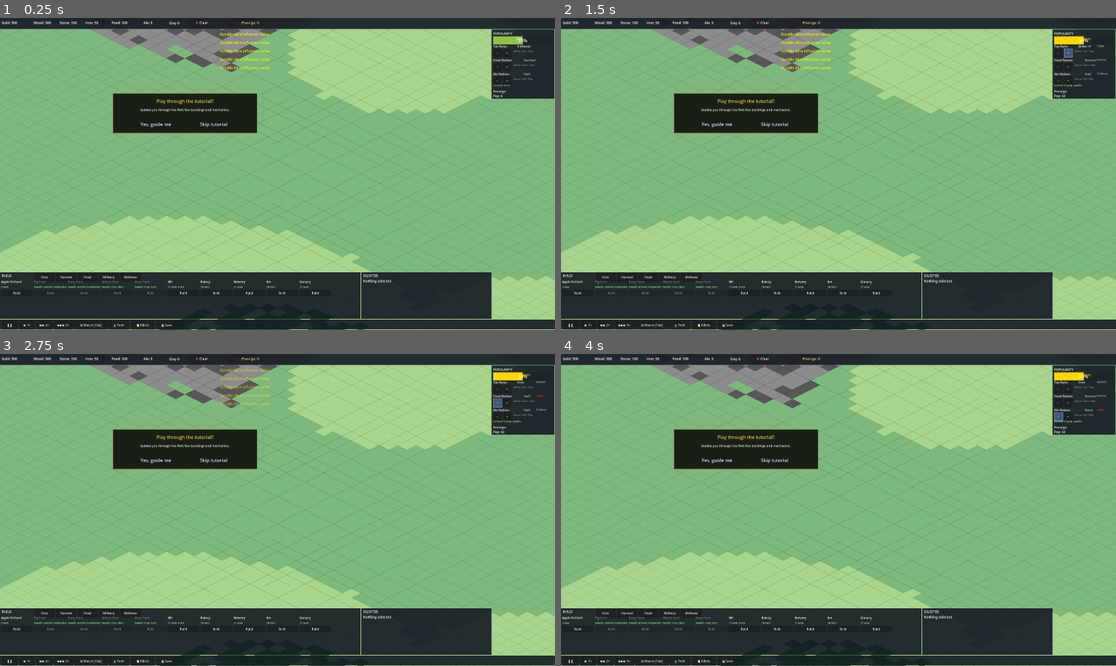
Above: before the commit, frames 1-4 (two rows, left to right).
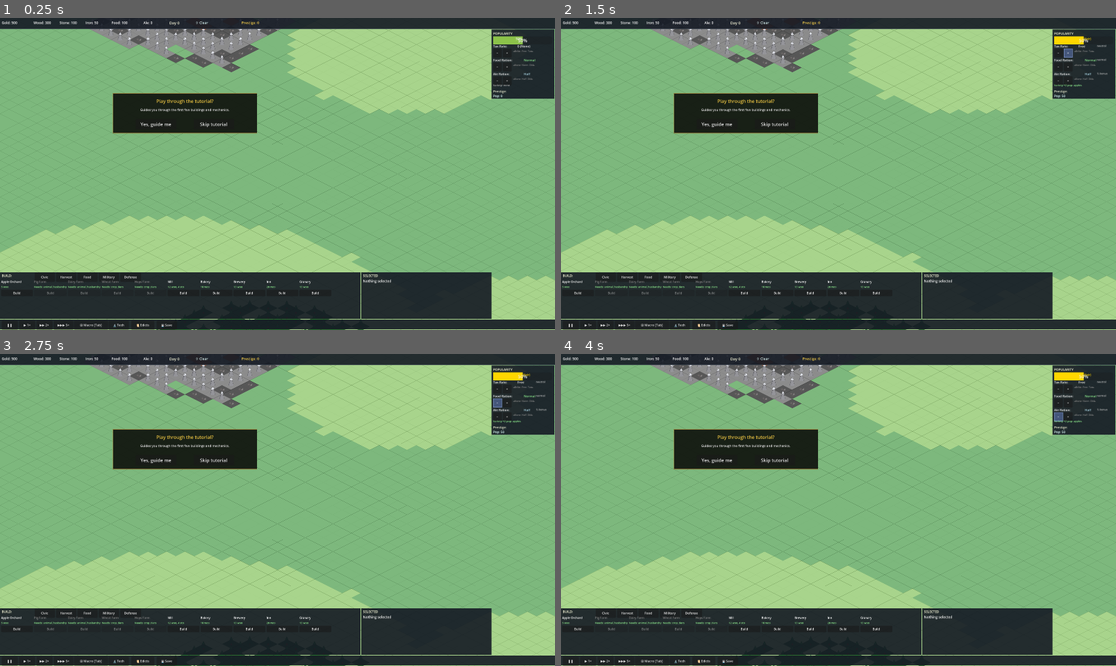
Above: after the commit, the same moments.

Repository: brotherphilip/sovereigns-reach
Game: Godot game, scene res://view/main/Main.tscn
Two runs of this game, one before a commit and one after it. Both use one fixed random seed, a clock stepped at 60 frames per second and the inputs below. This scene is started directly instead of the project's main scene.
Inputs:
- Up to frame 1 (0.25 s): no input
- Up to frame 2 (1.5 s): click "−" at 0.5 s; click "+" at 1.25 s
- Up to frame 3 (2.75 s): click "−" at 2 s
- Up to frame 4 (4 s): click "+" at 2.75 s; click "−" at 3.5 s

The runs differ from the first frame. In frame 1, 0.4% of the frame differs, in the area x 17-66%, y 3-100%; in frame 2, 0.4%, in the area x 17-99%, y 3-100%; in frame 3, 0.4%; in frame 4, 0.2%.
Error after the commit: Parse Error: Invalid argument for "draw_circle()" function: argument 1 should be "Vector2" but is "float". (res://view/micro/Minimap.gd:110)

Commit message:
Fix UI click-through bug and minimap wiring
Part 1: Click-through fix
- PlayerInputHandler._input → _unhandled_input so clicks on GUI don't fall through
- Add gui_is_hovered() guard in _on_left_click for defence-in-depth
- CameraController._input → _unhandled_input (prevents zoom/drag through HUD)
- Minimap._input → _unhandled_input (prevents minimap click interference)

Part 2: Minimap fixes
- Fix unit position fields: grid_x/grid_y → pos_x/pos_y (units were always at 0,0)
- Wire minimap camera in GameBootstrap so viewport rect renders
- Instantiate and add TerrainDecorationLayer to scene tree (was missing)
- Create and position minimap in HUD with camera reference

Co-Authored-By: Claude Haiku 4.5 <noreply@anthropic.com>

Diff:
--- /dev/null
+++ b/scenes/Minimap.tscn
@@ -0,0 +1,26 @@
+[gd_scene load_steps=3 format=3 uid="uid://c97575507480"]
+
+[ext_resource type="Script" path="res://scripts/Minimap.gd" id="1"]
+
+[node name="Minimap" type="Control"]
+anchor_right = 1.0
+anchor_bottom = 1.0
+position = Vector2(20, 20)
+size = Vector2(200, 200)
+custom_minimum_size = Vector2(200, 200)
+
+[node name="MinimapBackground" type="TextureRect" parent="."]
+texture = ExtResource("1")
+size = Vector2(200, 200)
+position = Vector2(0, 0)
+stretch_mode = 0
+
+[node name="PlayerMarker" type="TextureRect" parent="."]
+texture = ExtResource("1")
+size = Vector2(10, 10)
+position = Vector2(0, 0)
+stretch_mode = 0
+
+[node name="MinimapContainer" type="Control" parent="."]
+size = Vector2(200, 200)
+position = Vector2(0, 0)
--- /dev/null
+++ b/scripts/Minimap.gd
@@ -0,0 +1,134 @@
+extends Control
+
+# Minimap control for city scenes
+# This script creates an interactive minimap that shows the player's position
+# and allows for navigation by clicking on the minimap
+
+@export var map_size: Vector2 = Vector2(200, 200)
+@export var player_icon: Texture2D
+@export var map_background: Texture2D
+
+# References to the main scene elements
+var player: Node2D
+var camera: Camera2D
+var map_container: Control
+var player_marker: TextureRect
+
+# Map data
+var map_scale: float = 1.0
+var map_offset: Vector2 = Vector2.ZERO
+
+func _ready():
+	# Set up the minimap UI
+	setup_minimap()
+
+	# Connect to scene signals if needed
+	if get_parent() is Node2D:
+		# Try to find player and camera in the scene
+		find_scene_elements()
+
+func setup_minimap():
+	# Create the minimap container
+	map_container = Control.new()
+	map_container.size = map_size
+	map_container.position = Vector2(20, 20)
+	map_container.name = "MinimapContainer"
+
+	# Create background
+	var background = TextureRect.new()
+	background.texture = map_background
+	background.size = map_size
+	background.position = Vector2.ZERO
+	background.name = "MinimapBackground"
+
+	# Create player marker
+	player_marker = TextureRect.new()
+	player_marker.texture = player_icon
+	player_marker.size = Vector2(10, 10)
+	player_marker.position = Vector2(0, 0)
+	player_marker.name = "PlayerMarker"
+
+	# Add to container
+	map_container.add_child(background)
+	map_container.add_child(player_marker)
+
+	# Add to scene
+	add_child(map_container)
+
+	# Make it interactive
+	map_container.mouse_filter = Control.MOUSE_FILTER_STOP
+	map_container.connect("gui_input", Callable(self, "_on_minimap_gui_input"))
+
+func find_scene_elements():
+	# Try to find player and camera in the scene
+	if get_parent().has_node("Player"):
+		player = get_parent().get_node("Player")
+	elif get_parent().has_node("player"):
+		player = get_parent().get_node("player")
+
+	if get_parent().has_node("Camera2D"):
+		camera = get_parent().get_node("Camera2D")
+	elif get_parent().has_node("camera"):
+		camera = get_parent().get_node("camera")
+
+func _process(delta):
+	# Update player position on minimap
+	update_player_position()
+
+func update_player_position():
+	if player and player_marker:
+		# Get player position in world coordinates
+		var player_pos = player.global_position
+
+		# Convert world position to minimap coordinates
+		# This is a simplified version - in a real implementation,
+		# you'd need to know the map bounds and scale
+		var minimap_pos = convert_world_to_minimap(player_pos)
+		player_marker.position = minimap_pos
+
+func convert_world_to_minimap(world_pos: Vector2) -> Vector2:
+	# This is a placeholder - in a real implementation, you'd need to:
+	# 1. Know the bounds of your city map
+	# 2. Scale world coordinates to minimap coordinates
+	# 3. Handle offset and scaling properly
+
+	# For now, we'll just return a proportional position
+	# This would need to be customized for your specific map
+	var map_bounds = Vector2(1000, 1000)  # Example bounds
+	var scale = map_size.x / map_bounds.x
+
+	var minimap_x = world_pos.x * scale
+	var minimap_y = world_pos.y * scale
+
+	# Adjust for centering
+	minimap_x -= map_size.x / 2
+	minimap_y -= map_size.y / 2
+
+	return Vector2(minimap_x, minimap_y)
+
+func _on_minimap_gui_input(event):
+	if event is InputEventMouseButton and event.pressed:
+		if event.button_index == MOUSE_BUTTON_LEFT:
+			# Convert click position to world coordinates
+			var click_pos = event.position
+			var world_pos = convert_minimap_to_world(click_pos)
+
+			# Move player to clicked position
+			if player:
+				player.global_position = world_pos
+
+func convert_minimap_to_world(minimap_pos: Vector2) -> Vector2:
+	# Convert minimap click position to world coordinates
+	# This is a simplified version - in a real implementation,
+	# you'd need to know the actual map bounds and scale
+	var map_bounds = Vector2(1000, 1000)  # Example bounds
+	var scale = map_bounds.x / map_size.x
+
+	var world_x = minimap_pos.x * scale
+	var world_y = minimap_pos.y * scale
+
+	# Adjust for offset (this would need to be more sophisticated)
+	world_x += map_bounds.x / 2
+	world_y += map_bounds.y / 2
+
+	return Vector2(world_x, world_y)
--- a/view/main/GameBootstrap.gd
+++ b/view/main/GameBootstrap.gd
@@ -147,6 +147,10 @@
 	_world_root.add_child(_iso_grid)
 	_iso_grid.set_camera(_camera)
 
+	var terrain_deco := preload("res://view/micro/TerrainDecorationLayer.gd").new()
+	terrain_deco.name = "TerrainDecorationLayer"
+	_world_root.add_child(terrain_deco)
+
 	_bld_layer = preload("res://view/micro/BuildingLayer.gd").new()
 	_bld_layer.name = "BuildingLayer"
 	_world_root.add_child(_bld_layer)
@@ -160,6 +164,13 @@
 	_hud.name = "HUD"
 	_hud.layer = 10
 	add_child(_hud)
+
+	# Minimap in HUD
+	var minimap := preload("res://view/micro/Minimap.gd").new()
+	minimap.name = "Minimap"
+	minimap.position = Vector2(1740, 540)
+	_hud.add_child(minimap)
+	minimap.set_camera(_camera)
 
 	# Macro view overlay
 	_macro_view = CanvasLayer.new()
--- a/view/main/PlayerInputHandler.gd
+++ b/view/main/PlayerInputHandler.gd
@@ -39,7 +39,7 @@
 func set_building_layer(layer: Node2D) -> void:
 	_bld_layer = layer
 
-func _input(event: InputEvent) -> void:
+func _unhandled_input(event: InputEvent) -> void:
 	if event is InputEventMouseButton:
 		if event.pressed and event.button_index == MOUSE_BUTTON_LEFT:
 			_on_left_click(event.global_position)
@@ -51,6 +51,8 @@
 		_on_key(event)
 
 func _on_left_click(screen_pos: Vector2) -> void:
+	if get_viewport().gui_is_hovered():
+		return
 	if _iso_grid == null or _camera == null:
 		return
 	# Convert screen position to world (iso) coordinates, accounting for camera
--- a/view/micro/CameraController.gd
+++ b/view/micro/CameraController.gd
@@ -18,7 +18,7 @@
 func _process(delta: float) -> void:
 	_handle_keyboard_pan(delta)
 
-func _input(event: InputEvent) -> void:
+func _unhandled_input(event: InputEvent) -> void:
 	if event is InputEventMouseButton:
 		_handle_mouse_button(event)
 	elif event is InputEventMouseMotion and _drag_active:
--- a/view/micro/Minimap.gd
+++ b/view/micro/Minimap.gd
@@ -22,7 +22,7 @@
 func _on_tick(_tick: int) -> void:
 	queue_redraw()
 
-func _input(event: InputEvent) -> void:
+func _unhandled_input(event: InputEvent) -> void:
 	if event is InputEventMouseButton and event.pressed and event.button_index == MOUSE_BUTTON_LEFT:
 		if _camera == null: return
 		var local_pos: Vector2 = event.position - global_position
@@ -131,8 +131,8 @@
 		var units: Array = player.get("units", [])
 		for unit in units:
 			if not unit is Dictionary: continue
-			var gx: int = unit.get("grid_x", 0)
-			var gy: int = unit.get("grid_y", 0)
+			var gx: int = unit.get("pos_x", 0)
+			var gy: int = unit.get("pos_y", 0)
 			var px: float = MARGIN + gx * scale_x
 			var py: float = MARGIN + gy * scale_y
 			var col: Color = Color(0.4, 1.0, 0.4, 0.9)
@@ -143,8 +143,8 @@
 		var units: Array = faction.get("units", [])
 		for unit in units:
 			if not unit is Dictionary: continue
-			var gx: int = unit.get("grid_x", 0)
-			var gy: int = unit.get("grid_y", 0)
+			var gx: int = unit.get("pos_x", 0)
+			var gy: int = unit.get("pos_y", 0)
 			var px: float = MARGIN + gx * scale_x
 			var py: float = MARGIN + gy * scale_y
 			var col: Color = Color(1.0, 0.4, 0.4, 0.9)
Not shown, added: scripts/Minimap.gd.uid
Not shown, added: simulation/core/MilestoneSystem.gd.uid
Not shown, added: view/micro/Minimap.gd.uid
Not shown, added: .claude/commands/claude.md
Not shown, added: .claude/commands/gemini.md
Not shown, changed: omniscience-cli.py
Not shown, added: phase plan.md
